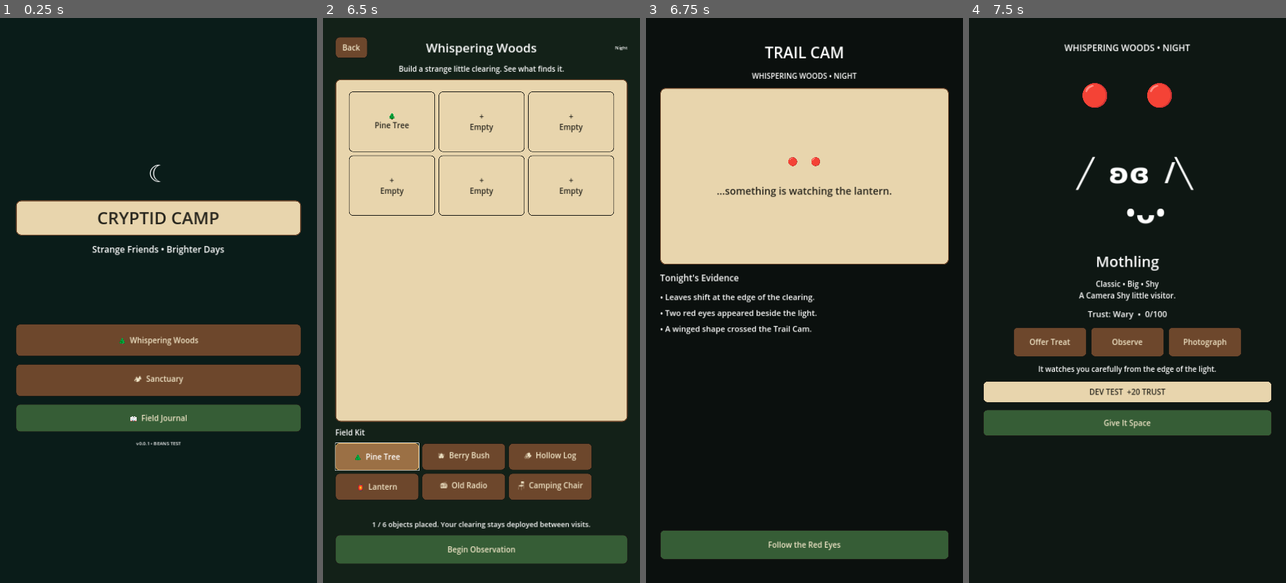
Above: before the commit, frames 1-4 (left to right).
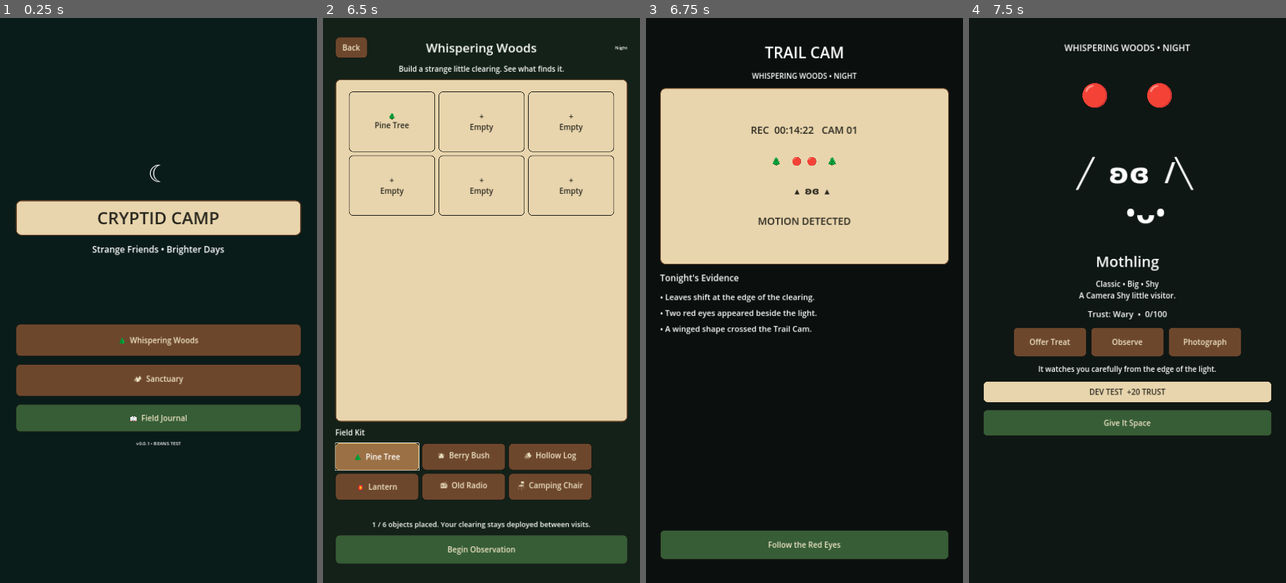
Above: after the commit, the same moments.

Repository: rabine707/cryptid-camp
Game: Godot game, scene res://scenes/main/main.tscn
Two runs of this game, one before a commit and one after it. Both use one fixed random seed, a clock stepped at 60 frames per second and the inputs below.
Inputs:
- Up to frame 1 (0.25 s): no input
- Up to frame 2 (6.5 s): click "🌲 Whispering Woods" at 0.5 s; click "+ Empty" at 1.25 s; click "+ Empty" at 2 s; click "+ Empty" at 2.75 s; click "+ Empty" at 3.5 s; click "+ Empty" at 4.25 s; click "+ Empty" at 5 s; click "🌲 Pine Tree" at 5.75 s
- Up to frame 3 (6.75 s): click "Begin Observation" at 6.5 s
- Up to frame 4 (7.5 s): click "Follow the Red Eyes" at 7.25 s

Frames 1-2 are identical in both runs. In frame 3, 1.0% of the frame differs, in the area x 22-78%, y 19-37%; in frame 4, nothing differs.

Commit message:
Improve Trail Cam presentation

Diff:
--- a/scripts/trail_cam/trail_cam.gd
+++ b/scripts/trail_cam/trail_cam.gd
@@ -3,13 +3,12 @@
 @onready var preview: Label = $Margin/VBox/Preview/PreviewText
 @onready var events_box: VBoxContainer = $Margin/VBox/Events
 @onready var return_button: Button = $Margin/VBox/Return
-
 var encounter_unlocked := false
 
 func _ready() -> void:
 	CampStyle.button(return_button, "green")
 	CampStyle.parchment($Margin/VBox/Preview)
-	$Margin/VBox/Preview/PreviewText.add_theme_color_override("font_color", CampStyle.INK)
+	preview.add_theme_color_override("font_color", CampStyle.INK)
 	return_button.pressed.connect(_primary_action)
 	_process_evidence()
 	_render_events()
@@ -17,9 +16,8 @@
 func _process_evidence() -> void:
 	for event in TrailCamSession.events:
 		if event.get("type") == "evidence":
-			var species := str(event.get("cryptid", ""))
-			var evidence_id := str(event.get("evidence", ""))
-			var count := GameState.add_evidence(species, evidence_id)
+			var species := str(event.get("cryptid",""))
+			var count := GameState.add_evidence(species, str(event.get("evidence","")))
 			if species == "mothling" and count >= 1:
 				GameState.discover_species("mothling")
 				encounter_unlocked = true
@@ -27,30 +25,24 @@
 func _render_events() -> void:
 	var events := TrailCamSession.events
 	if events.is_empty():
-		preview.text = "No footage recovered."
-		return
-	var visitor := TrailCamSession.visitor_id
-	if visitor == "mothling":
-		preview.text = "🔴     🔴\n\n...something is watching the lantern."
-	elif visitor == "bigfoot":
-		preview.text = "🌲   ?   🌲\n\nThe subject stayed outside the frame."
-	elif visitor == "nightcrawler":
-		preview.text = "🌙\n\n      〰  〰\n\nA pale shape crossed the clearing."
+		preview.text = "REC  00:14:22\n\n🌲       🌲\n\nNo usable subject."
 	else:
-		preview.text = "🌲   📷   🌲\n\nMotion detected. Subject unknown."
+		match TrailCamSession.visitor_id:
+			"mothling":
+				preview.text = "REC  00:14:22   CAM 01\n\n🌲    🔴  🔴    🌲\n\n      ▴  ʚɞ  ▴\n\nMOTION DETECTED"
+			"bigfoot":
+				preview.text = "REC  02:41:09   CAM 01\n\n🌲   ▓▓?▓▓   🌲\n\nSUBJECT OFF FRAME"
+			"nightcrawler":
+				preview.text = "REC  03:07:51   CAM 01\n\n☾\n\n      〰   〰\n\nMOTION DETECTED"
+			_:
+				preview.text = "REC  01:12:03   CAM 01\n\n🌲   📷   🌲\n\nMOTION DETECTED"
 	for event in events:
 		var card := Label.new()
-		card.text = "• " + str(event.get("text", "Unknown event"))
+		card.text = "• " + str(event.get("text","Unknown event"))
 		card.autowrap_mode = TextServer.AUTOWRAP_WORD_SMART
-		card.add_theme_font_size_override("font_size", 27)
+		card.add_theme_font_size_override("font_size",27)
 		events_box.add_child(card)
-	if encounter_unlocked:
-		return_button.text = "Follow the Red Eyes"
-	else:
-		return_button.text = "Return to Clearing"
+	return_button.text = "Follow the Red Eyes" if encounter_unlocked else "Return to Clearing"
 
 func _primary_action() -> void:
-	if encounter_unlocked:
-		get_tree().change_scene_to_file("res://scenes/encounters/mothling_encounter.tscn")
-	else:
-		get_tree().change_scene_to_file("res://scenes/lure_sites/whispering_woods.tscn")
+	get_tree().change_scene_to_file("res://scenes/encounters/mothling_encounter.tscn" if encounter_unlocked else "res://scenes/lure_sites/whispering_woods.tscn")
